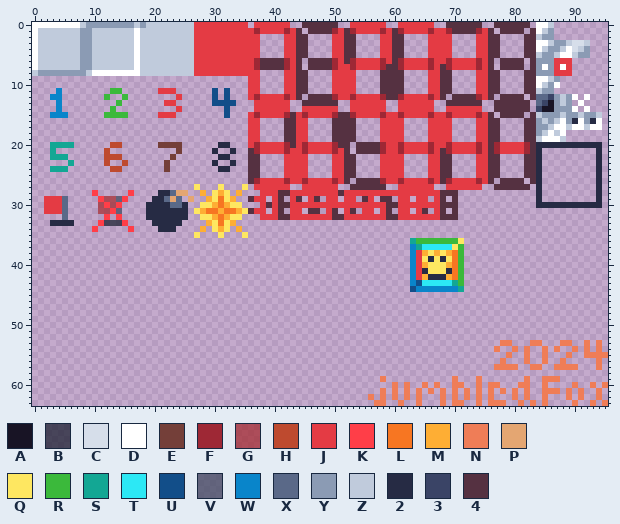
Two versions of one sprite sheet, resources/spritesheet.png. Above is the file before it was changed.
The file is 96x64 pixels.
Palette (. is transparent): A #181425  B #1f2334bf  C #d6deea  D #ffffff  E #743f39  F #9e2835  G #a52e34bf  H #be4a2f  J #e43b44  K #ff3e48  L #f77622  M #feae34  N #ef7d57  P #e4a672  Q #fee761  R #3bb93b  S #13a794  T #2ce8f5  U #124e89  V #444e64bf  W #0985ca  X #5a6988  Y #8b9bb4  Z #c0cbdc  2 #262b44  3 #3a4466  4 #553141
Pixels before (only the part around the change), first column x 0:
31 ..JJJX.....GGKV....2222222.Q
32 .....X......K.K....2222222..
33 ...2222....KBBBK....22222...
34 ..........K.....K....222....
35 ...........................Q
36 ............................
37 ............................
38 ............................
39 ............................
40 ............................
41 ............................
42 ............................
43 ............................
44 ............................
The result:
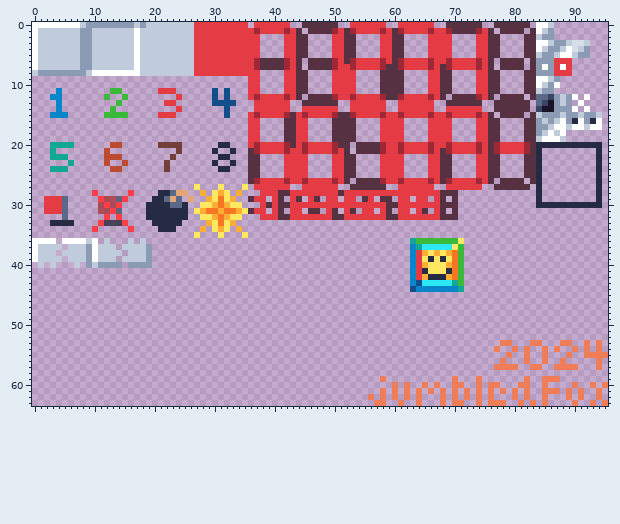
The commit says: finish bombs, work on dig animation
What changed:
Colour D now appears in row 36 at x 0 to 3, 5 to 8 and 10; in rows 37 to 39 at x 0 and 10.
Colour Y now appears in rows 37 to 39 at x 9 and 19; in row 40 at x 9, 11 to 14 and 16 to 19.
Colour Z now appears in row 36 at x 9, 12, 16 and 18; in row 37 at x 1 to 4, 6 to 8, 11 to 13 and 15 to 18; in row 38 at x 1 to 3, 5 to 8, 11 to 14 and 16 to 18; in row 39 at x 1 to 4, 6 to 8, 11 to 13 and 15 to 18; in row 40 at x 1, 3, 7 and 10.
Boxes around the changes in both pictures, in picture pixels (x1, y1, x2, y2):
added: (32, 238, 152, 268)
